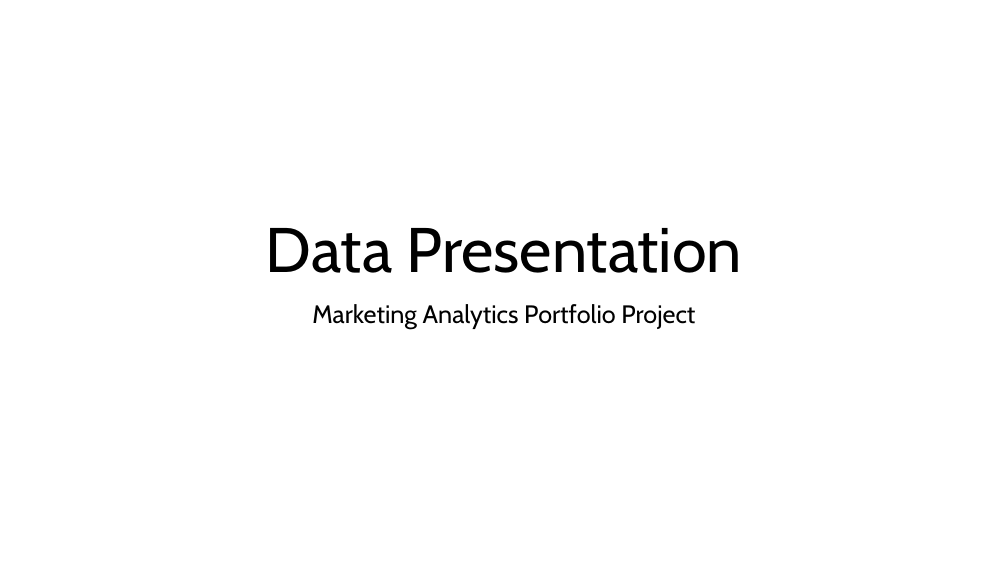
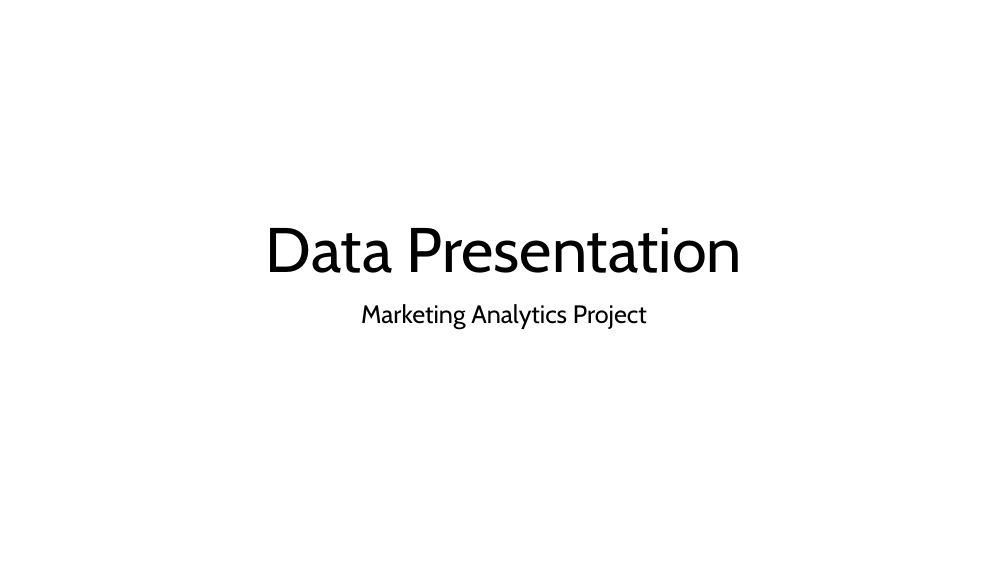
Before and after one commit to 1Mou3az/online-shopper-retention-analysis, a slide deck: slide 1 of Presentation.pptx. Drawn at 1008x567 pixels with LibreOffice and Linux fonts; fonts in the diff are those of the drawing. Boxes give left, top, right and bottom in pixels: in the first picture for what was removed or moved away, otherwise in the second. Text is boxed around its words. In the diff, an @@ line names an element or a change of style, - is before the commit and + after.

Commit message:
Marketing Analytics Project

```diff
--- a/Presentation.pptx
+++ b/Presentation.pptx
@@ subtitle at <box>361,304,647,329</box>: text changed @@
-Marketing Analytics Portfolio Project
+Marketing Analytics Project
```
Also in this commit, not shown: 1 other file.
